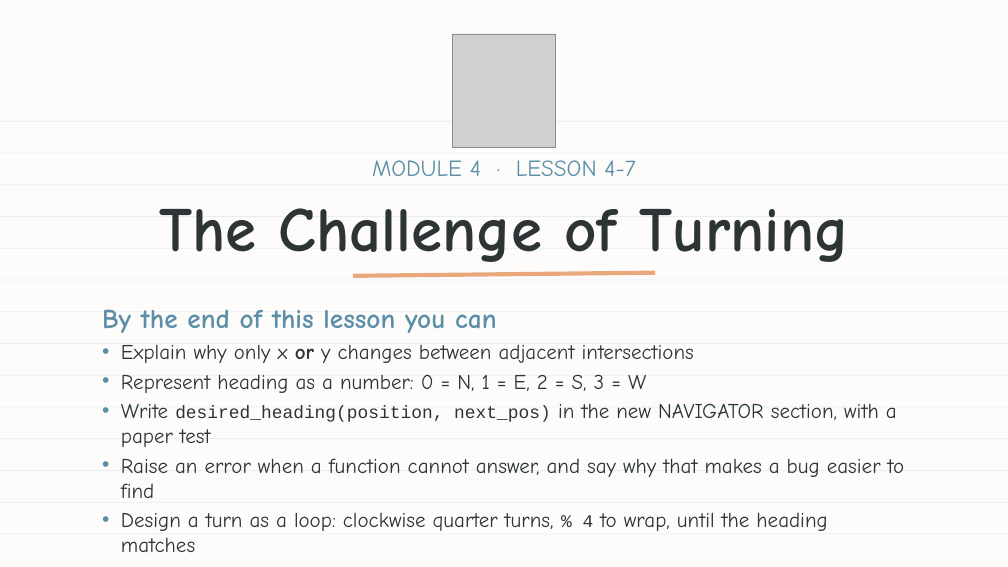
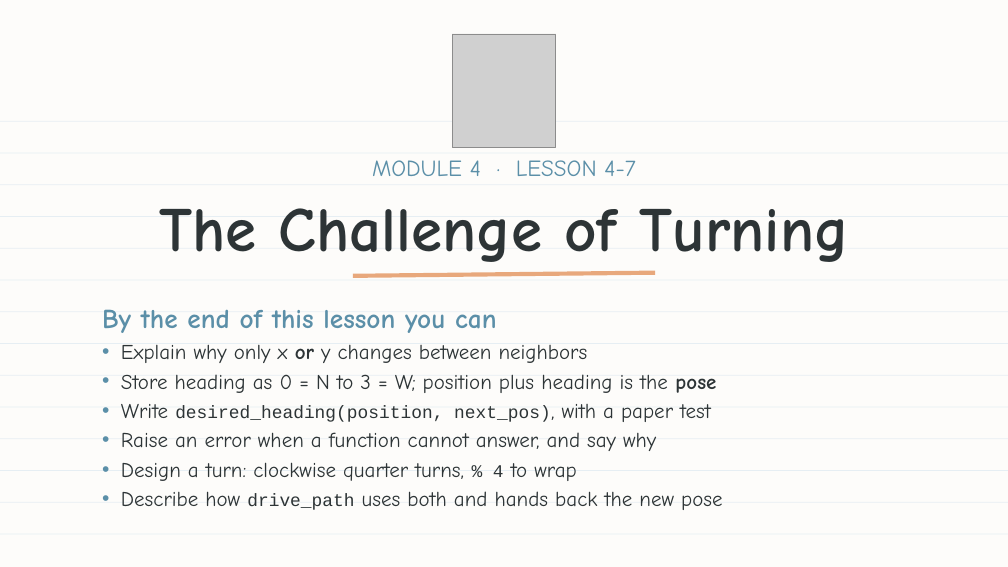
Before and after one commit to bradamiller/LearningPython, a slide deck: slide 1 of static/slides/module-04-manhattan/module-4-lesson-07-the-challenge-of-turning.pptx. Drawn at 1008x567 pixels with LibreOffice and Linux fonts; fonts in the diff are those of the drawing; grey boxes stand for pictures. Boxes give left, top, right and bottom in pixels: in the first picture for what was removed or moved away, otherwise in the second. Text is boxed around its words. In the diff, an @@ line names an element or a change of style, - is before the commit and + after.

```diff
--- a/static/slides/module-04-manhattan/module-4-lesson-07-the-challenge-of-turning.pptx
+++ b/static/slides/module-04-manhattan/module-4-lesson-07-the-challenge-of-turning.pptx
@@ text at box(121, 345, 722, 510): text changed @@
-• Explain why only x or y changes between adjacent intersections
-• Represent heading as a number: 0 = N, 1 = E, 2 = S, 3 = W
-• Write desired_heading(position, next_pos) in the new NAVIGATOR section, with a paper test
-• Raise an error when a function cannot answer, and say why that makes a bug easier to find
-• Design a turn as a loop: clockwise quarter turns, % 4 to wrap, until the heading matches
-• Describe how drive_path uses both and hands back where the robot ended up
+• Explain why only x or y changes between neighbors
+• Store heading as 0 = N to 3 = W; position plus heading is the pose
+• Write desired_heading(position, next_pos), with a paper test
+• Raise an error when a function cannot answer, and say why
+• Design a turn: clockwise quarter turns, % 4 to wrap
+• Describe how drive_path uses both and hands back the new pose
```
Also in this commit, not shown: 1 slide added, 21 other files.
